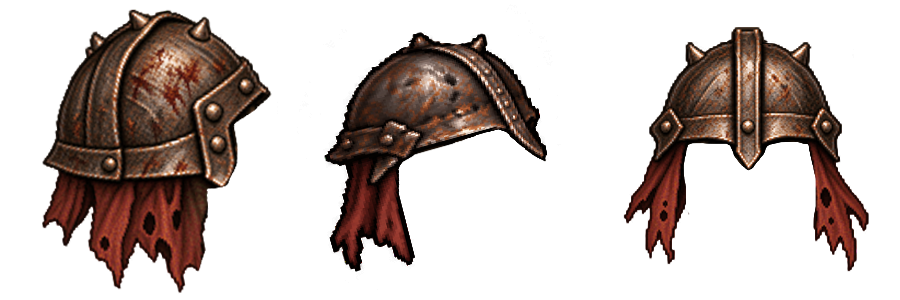
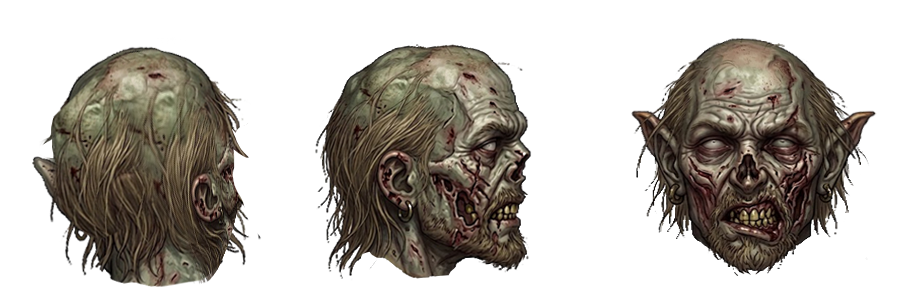
Revision of a layered 900px x 300px image; what changed, layer by layer:
hid "Layer 17" over (x1=42, y1=4, x2=869, y2=294)
added layer "Layer 58" above "Layer 56" over (x1=32, y1=37, x2=877, y2=288)
